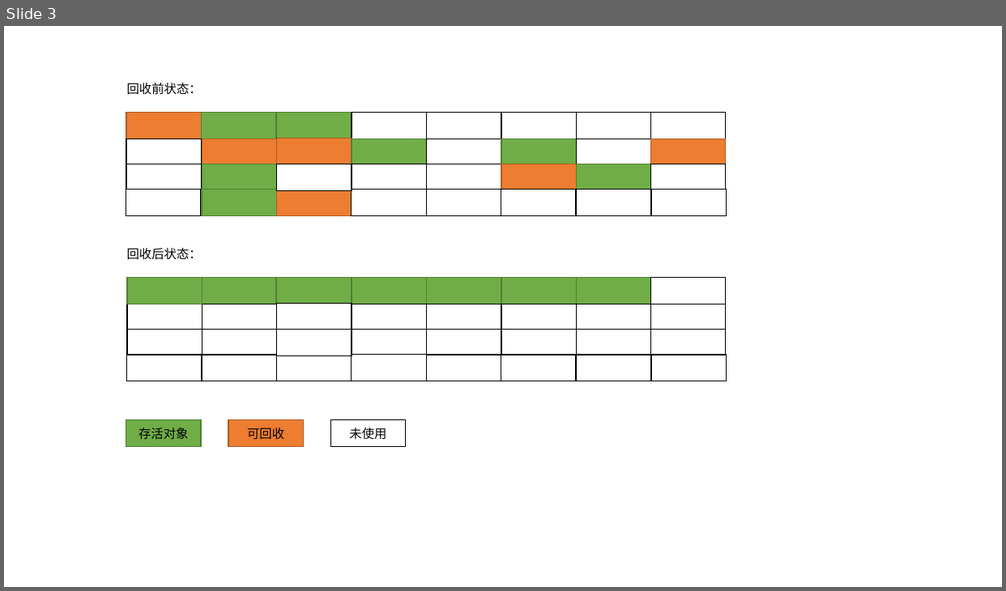
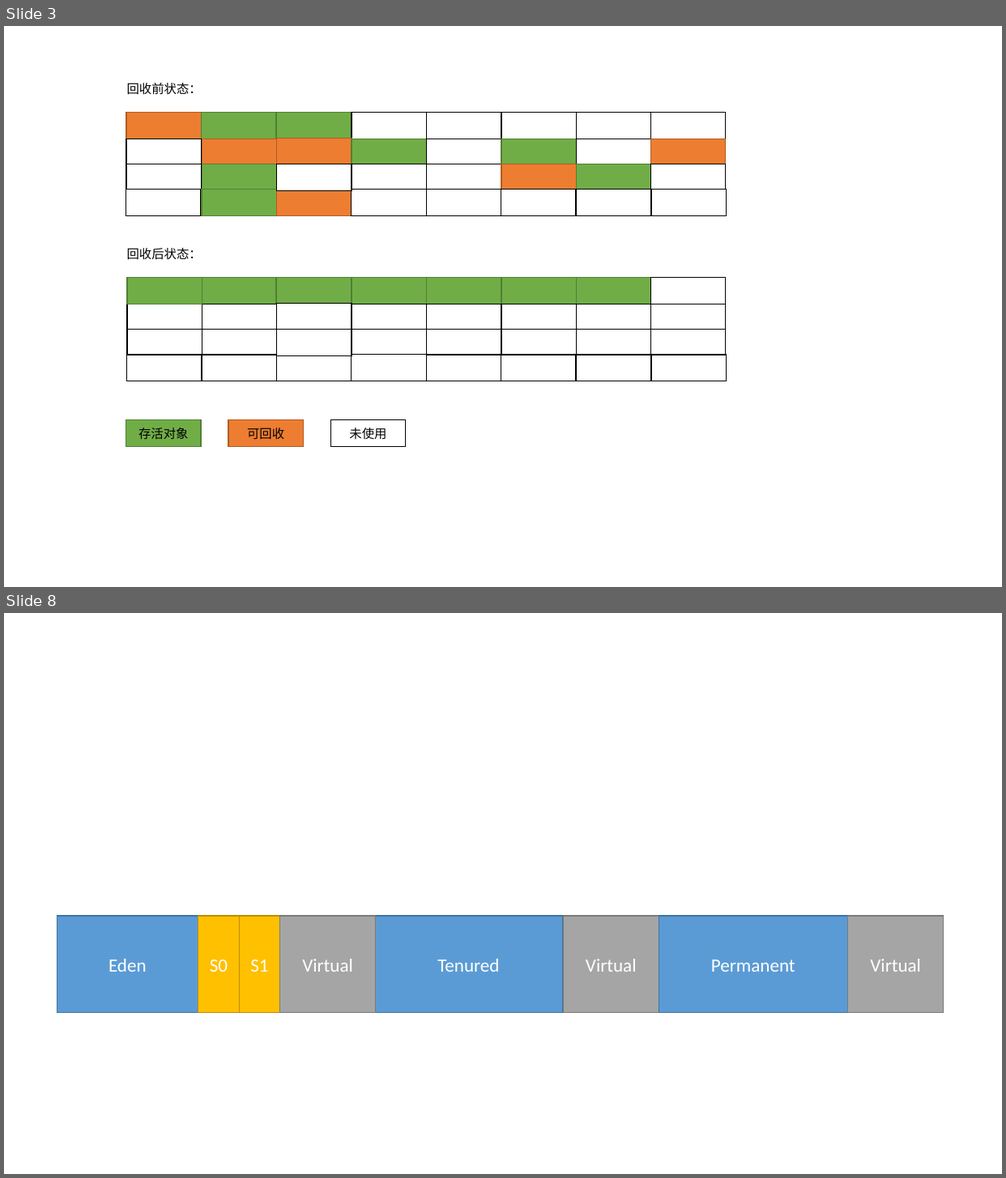
Before and after one commit to zywudev/blog-source, a slide deck: 绘图/图.pptx. Shown one above the other, each under a label of ours: slide 3 before the commit, slides 3 and 8 after it; the slides between them are not shown. The pictures are 1006x591 and 1006x1178 pixels, drawn with LibreOffice and Linux fonts; fonts in the diff are those of the drawing. Boxes give left, top, right and bottom in pixels: in the first picture for what was removed or moved away, otherwise in the second. Text is boxed around its words. In the diff, an @@ line names an element or a change of style, - is before the commit and + after.

```diff
--- a/绘图/图.pptx
+++ b/绘图/图.pptx
@@ slide 8 added at (4,613,1002,1174), background #FFFFFF @@
@@ rectangle added at (57,916,198,1013), fill #5B9BD5, outline #43739E 1 pt, 18 pt, text #FFFFFF @@
+Eden
@@ rectangle added at (198,916,239,1013), fill #FFC000, outline #BD8E00 1 pt, 18 pt, text #FFFFFF @@
+S0
@@ rectangle added at (239,916,280,1013), fill #FFC000, outline #BD8E00 1 pt, 18 pt, text #FFFFFF @@
+S1
@@ rectangle added at (280,916,376,1013), fill #A5A5A5, outline #7A7A7A 1 pt, 18 pt, text #FFFFFF @@
+Virtual
@@ rectangle added at (374,916,562,1013), fill #5B9BD5, outline #43739E 1 pt, 18 pt, text #FFFFFF @@
+Tenured
@@ rectangle added at (563,916,659,1013), fill #A5A5A5, outline #7A7A7A 1 pt, 18 pt, text #FFFFFF @@
+Virtual
@@ rectangle added at (659,916,848,1013), fill #5B9BD5, outline #43739E 1 pt, 18 pt, text #FFFFFF @@
+Permanent
@@ rectangle added at (848,916,944,1013), fill #A5A5A5, outline #7A7A7A 1 pt, 18 pt, text #FFFFFF @@
+Virtual
```
Also in this commit, not shown: 6 other slides added, 5 other files.
